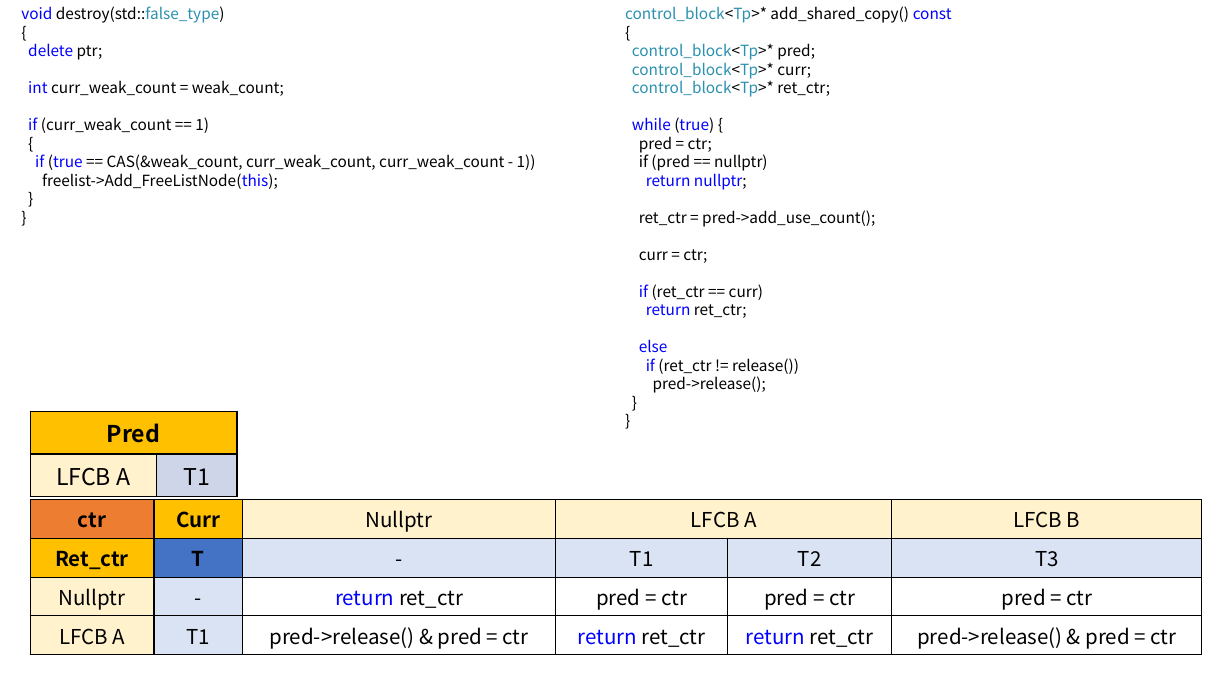
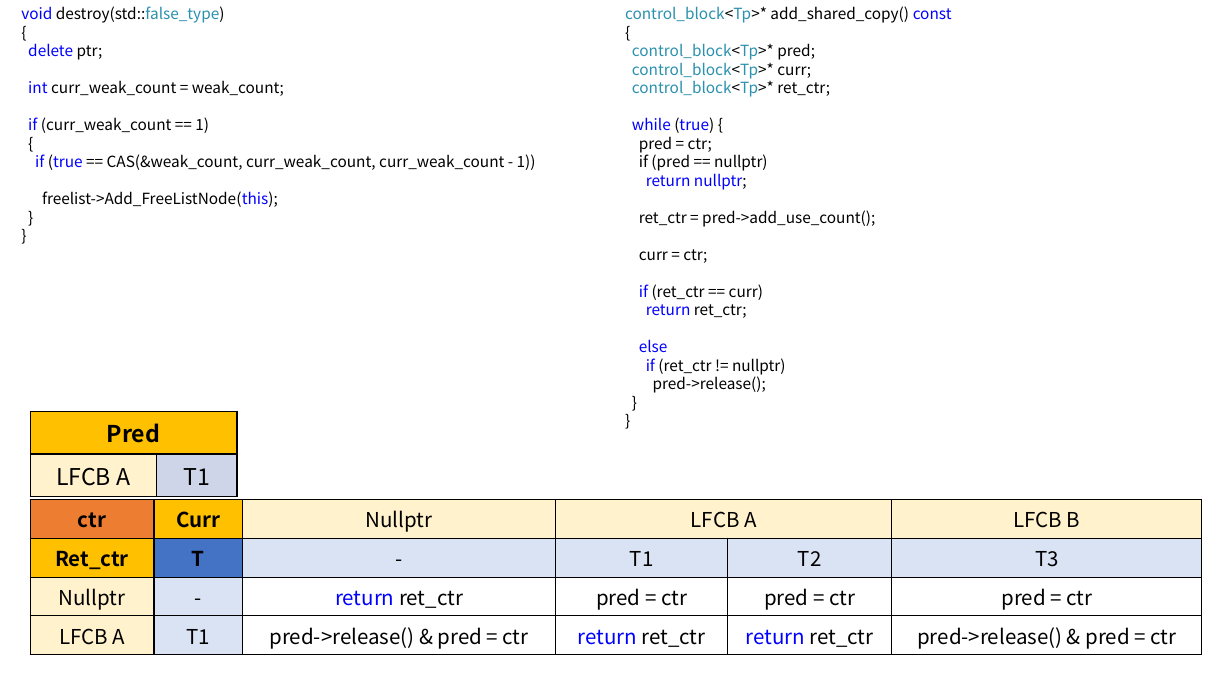
Before and after one commit to KU-t/1920-thesis, a slide deck: slide 11 of 연구일지/졸업작품 주간 일지 33주차/ABA해결 - FreeList.pptx. Drawn at 1232x693 pixels with LibreOffice and Linux fonts; fonts in the diff are those of the drawing. Boxes give left, top, right and bottom in pixels: in the first picture for what was removed or moved away, otherwise in the second. Text is boxed around its words. In the diff, an @@ line names an element or a change of style, - is before the commit and + after.

```diff
--- a/연구일지/졸업작품 주간 일지 33주차/ABA해결 - FreeList.pptx
+++ b/연구일지/졸업작품 주간 일지 33주차/ABA해결 - FreeList.pptx
@@ text "void destroy(std::false_type)" rewrapped from box(21, 6, 536, 189) to box(21, 6, 536, 207) @@
@@ text at box(646, 358, 786, 375): text changed @@
-if (ret_ctr != release())
+if (ret_ctr != nullptr)
```
Also in this commit, not shown: 1 other file.
